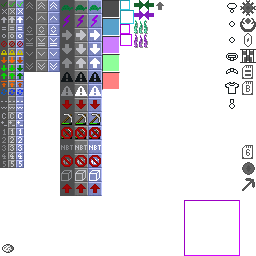
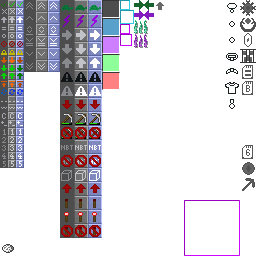
Layered file, before and after one edit (256×256). Changes by layer:
painted on "Icons 2" over 61, 225, 101, 237
painted on "Icons" over 64, 199, 97, 236
painted on "Background" over 60, 196, 102, 238
